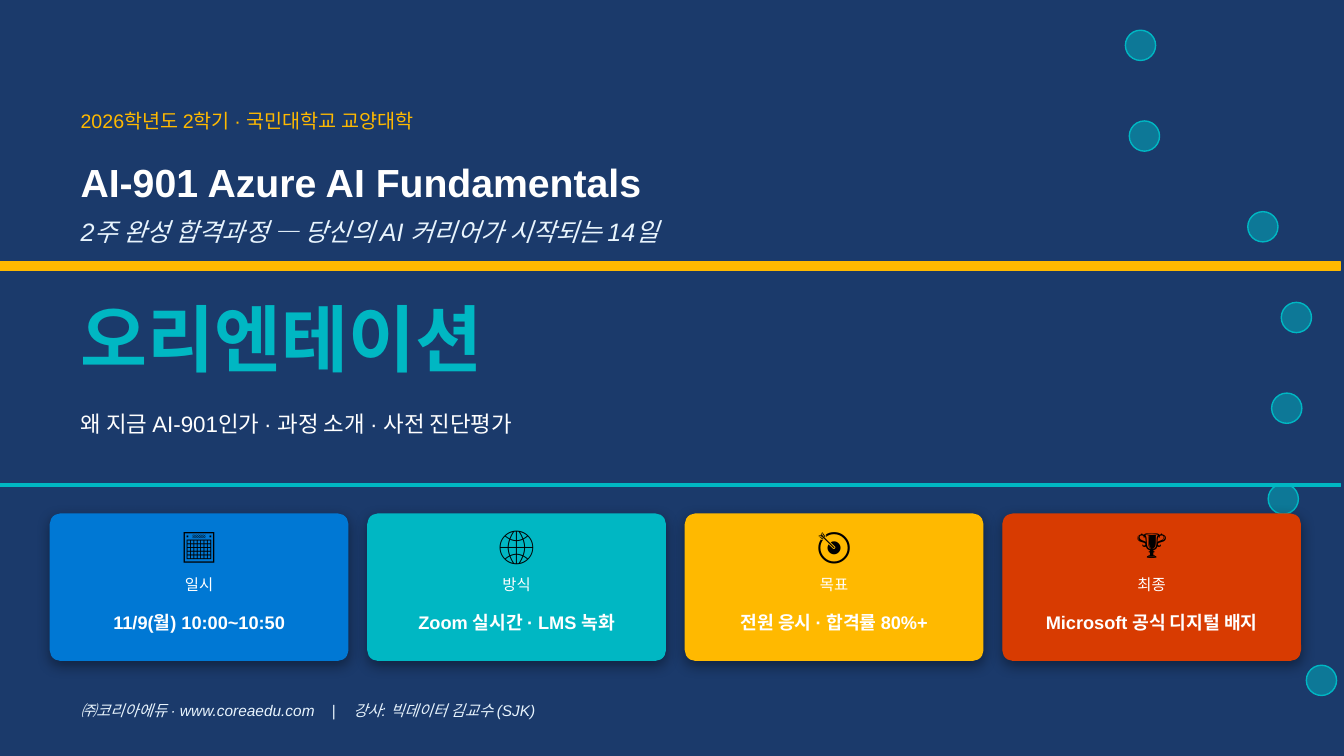
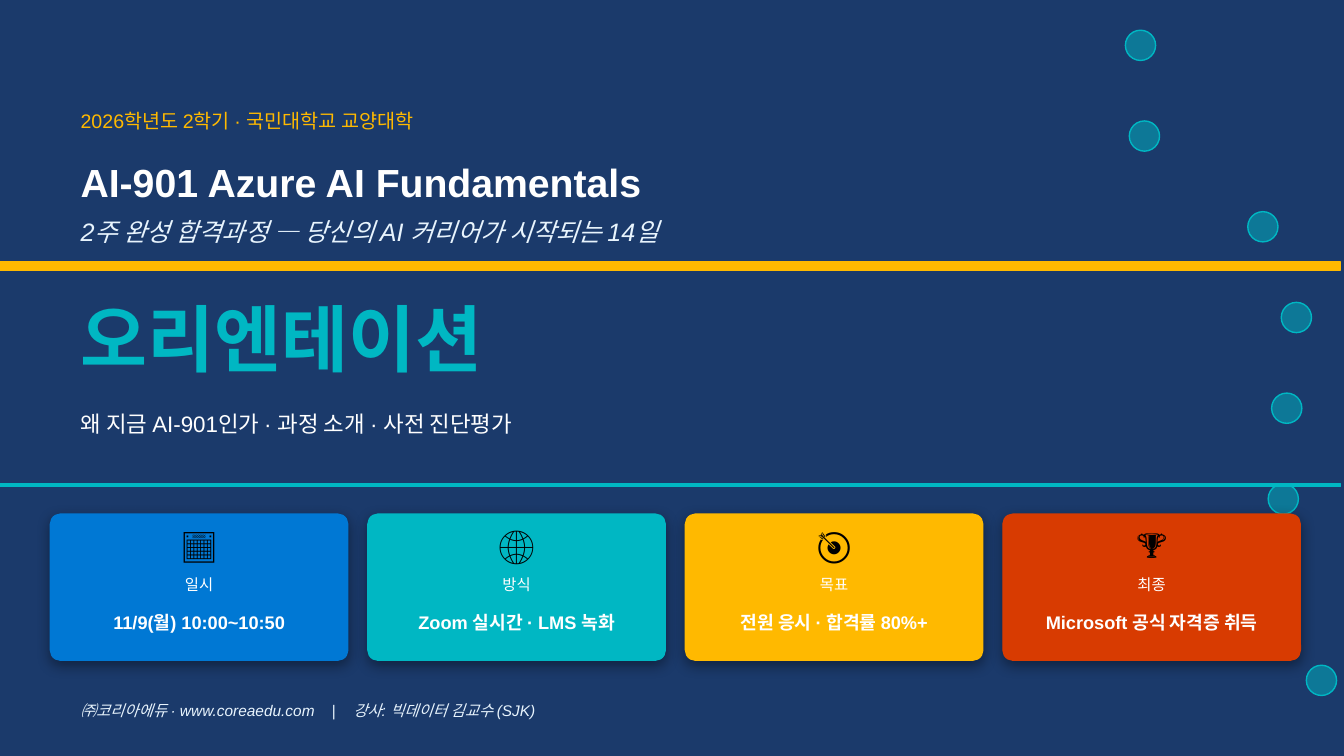
Before and after one commit to bsmkorea1216sj/chatbot, a slide deck: slide 1 of AI901-1. 오리엔테이션과정 소개 및 사전 진단 v3.pptx. Drawn at 1344x756 pixels with LibreOffice and Linux fonts; fonts in the diff are those of the drawing. Boxes give left, top, right and bottom in pixels: in the first picture for what was removed or moved away, otherwise in the second. Text is boxed around its words. In the diff, an @@ line names an element or a change of style, - is before the commit and + after.

```diff
--- a/AI901-1. 오리엔테이션과정 소개 및 사전 진단 v3.pptx
+++ b/AI901-1. 오리엔테이션과정 소개 및 사전 진단 v3.pptx
@@ text at (x1=1046, y1=613, x2=1257, y2=631): text changed @@
-Microsoft 공식 디지털 배지
+Microsoft 공식 자격증 취득
```
Also in this commit, not shown: 2 other slides changed.
